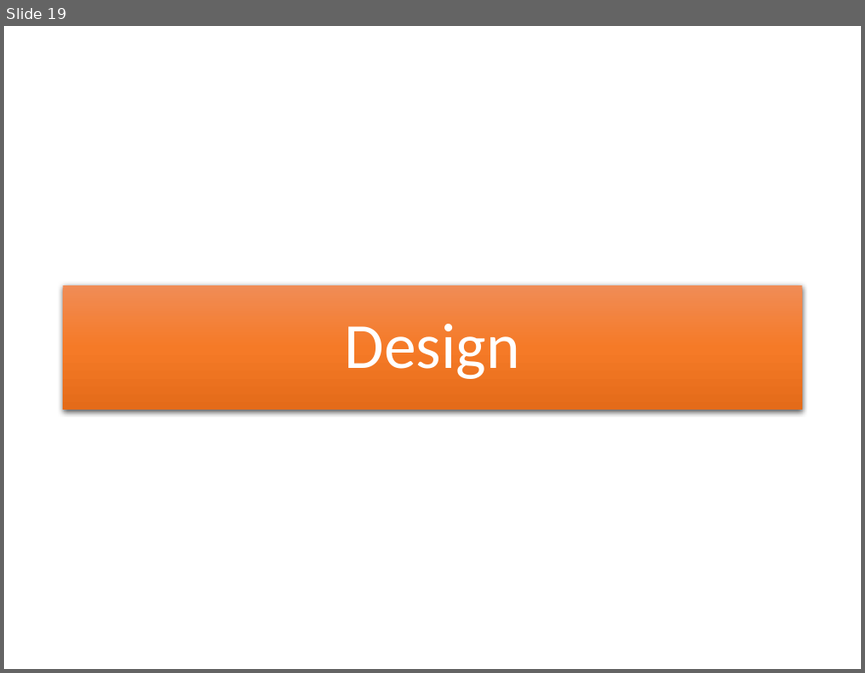
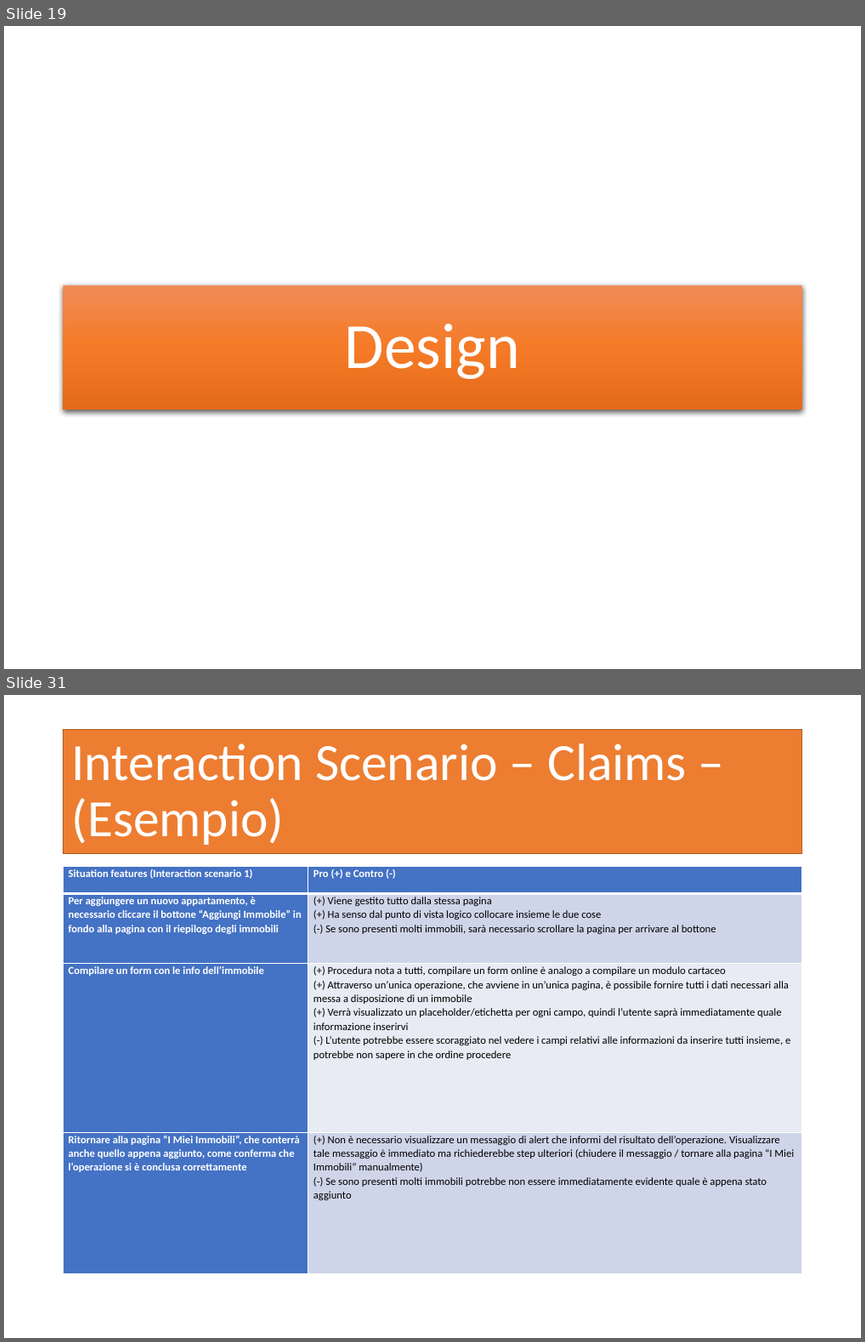
Before and after one commit to garjilius/ShareMyHouse, a slide deck: Documentazione/PresentazioneShareMyHouse.pptx. Shown one above the other, each under a label of ours: slide 19 before the commit, slides 19 and 31 after it; the slides between them are not shown. The pictures are 865x673 and 865x1342 pixels, drawn with LibreOffice and Linux fonts; fonts in the diff are those of the drawing. Boxes give left, top, right and bottom in pixels: in the first picture for what was removed or moved away, otherwise in the second. Text is boxed around its words. In the diff, an @@ line names an element or a change of style, - is before the commit and + after.

Commit message:
Aggiunta fase di design alla presentazione

```diff
--- a/Documentazione/PresentazioneShareMyHouse.pptx
+++ b/Documentazione/PresentazioneShareMyHouse.pptx
@@ slide 31 added at [4,695,861,1338], background #FFFFFF @@
@@ title added at [64,729,801,853], fill #ED7D31, outline #AF5C24 1 pt, 44 pt, text #FFFFFF @@
+Interaction Scenario – Claims – (Esempio)
@@ table added at [64,867,801,1274], 4 rows, 2 columns @@
+Situation features (Interaction scenario 1) | Pro (+) e Contro (-)
+Per aggiungere un nuovo appartamento, è necessario cliccare il bottone “Aggiungi Immobile” in fondo alla pagina con il riepilogo degli immobili | (+) Viene gestito tutto dalla stessa pagina / (+) Ha senso dal punto di vista logico collocare insieme le due cose (-) Se sono presenti molti immobili, sarà necessario scrollare la pagina per arrivare al bottone
+Compilare un form con le info dell’immobile | (+) Procedura nota a tutti, compilare un form online è analogo a compilare un modulo cartaceo / (+) Attraverso un’unica operazione, che avviene in un’unica pagina, è possibile fornire tutti i dati necessari alla messa a disposizione di un immobile / (+) Verrà visualizzato un placeholder/etichetta per ogni campo, quindi l’utente saprà immediatamente quale informazione inserirvi (-) L’utente potrebbe essere scoraggiato nel vedere i campi relativi alle informazioni da inserire tutti insieme, e potrebbe non sapere in che ordine procedere
+Ritornare alla pagina “I Miei Immobili”, che conterrà anche quello appena aggiunto, come conferma che l’operazione si è conclusa correttamente | (+) Non è necessario visualizzare un messaggio di alert che informi del risultato dell’operazione. Visualizzare tale messaggio è immediato ma richiederebbe step ulteriori (chiudere il messaggio / tornare alla pagina “I Miei Immobili” manualmente) / (-) Se sono presenti molti immobili potrebbe non essere immediatamente evidente quale è appena stato aggiunto
```
Also in this commit, not shown: 1 slide changed, 12 other slides added, 2 other files.
